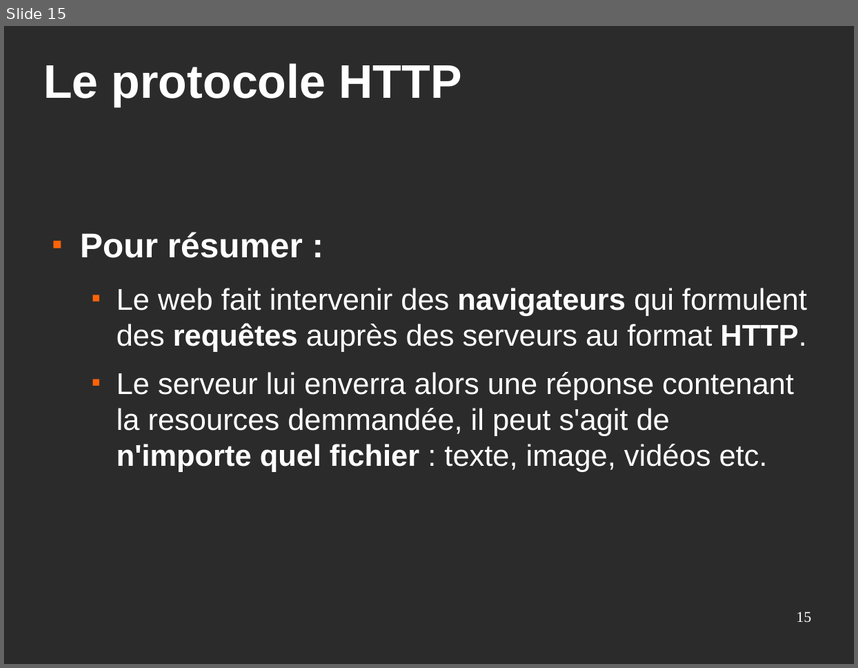
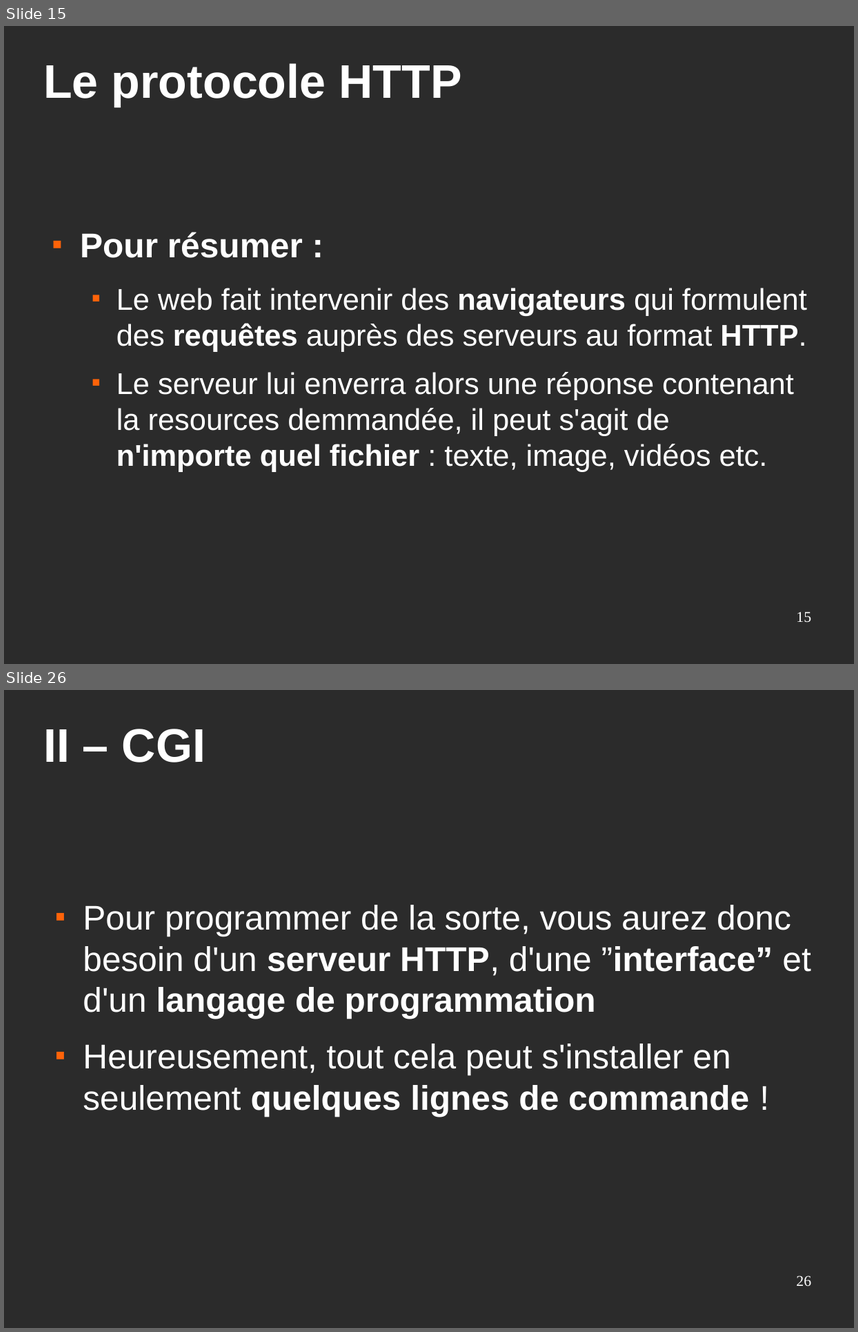
Before and after one commit to Eirbware/Formation, a slide deck: presentations/fondements.odp. Shown one above the other, each under a label of ours: slide 15 before the commit, slides 15 and 26 after it; the slides between them are not shown. The pictures are 858x668 and 858x1332 pixels, drawn with LibreOffice and Linux fonts; fonts in the diff are those of the drawing; background and template pictures are left out; a plain dark background stands for a picture behind light text. Boxes give left, top, right and bottom in pixels: in the first picture for what was removed or moved away, otherwise in the second. Text is boxed around its words. In the diff, an @@ line names an element or a change of style, - is before the commit and + after.

```diff
--- a/presentations/fondements.odp
+++ b/presentations/fondements.odp
@@ slide 26 added at bbox=[4, 690, 854, 1328], background picture (left out) @@
@@ title added at bbox=[43, 729, 205, 762], 44 pt, text #FFFFFF, bold @@
+II – CGI
@@ text added at bbox=[83, 905, 811, 1116], 32 pt, text #FFFFFF @@
+■ Pour programmer de la sorte, vous aurez donc besoin d'un serveur HTTP, d'une ”interface” et d'un langage de programmation
+■ Heureusement, tout cela peut s'installer en seulement quelques lignes de commande !
@@ page number added at bbox=[796, 1275, 811, 1285], 14 pt, text #FFFFFF @@
+26
```
Also in this commit, not shown: 3 slides changed, 13 other slides added.
